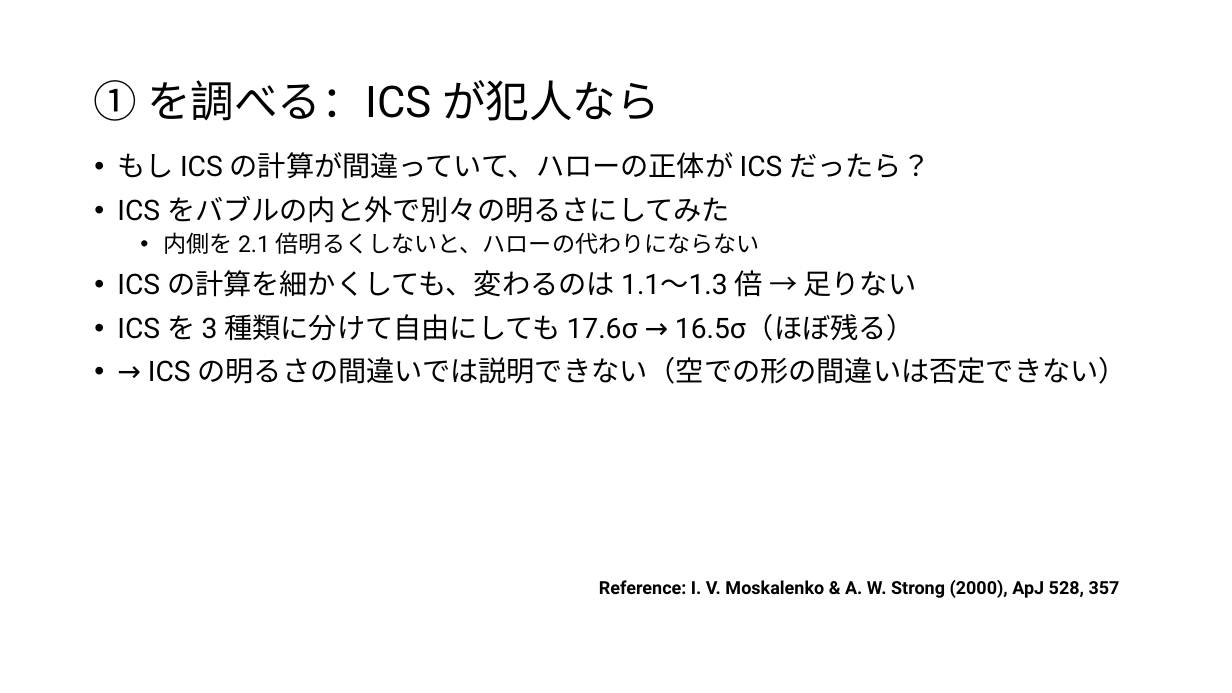
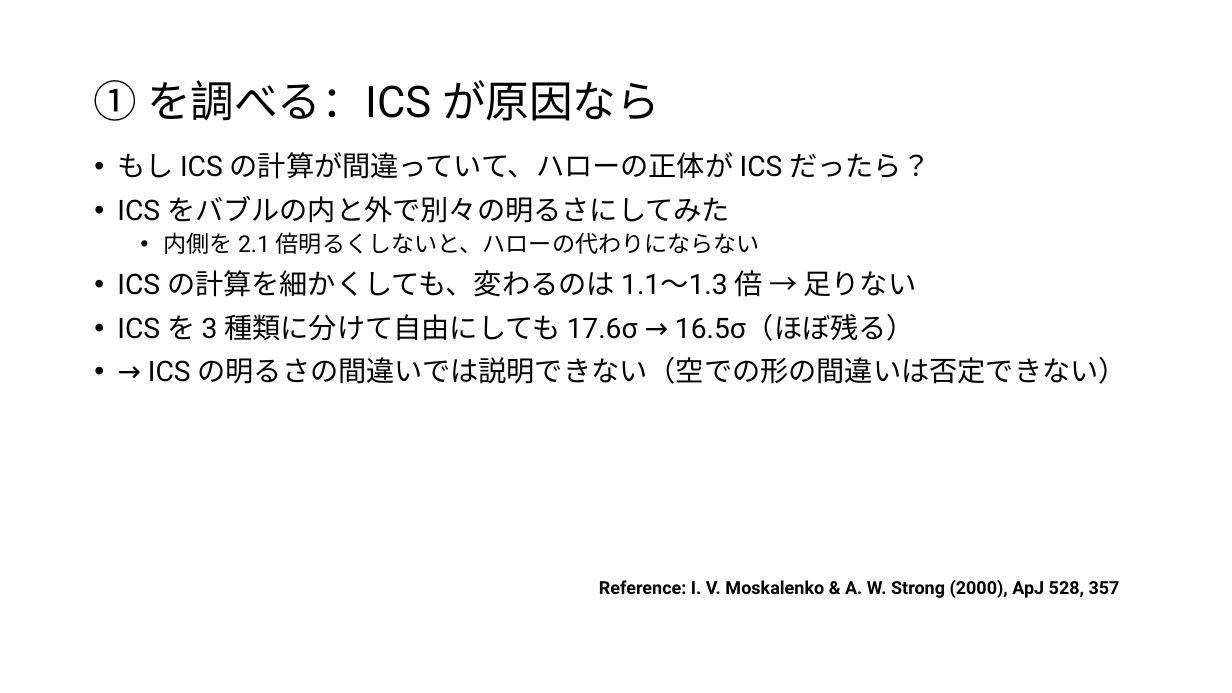
Before and after one commit to Mikann20041029/darkmatter-slides, a slide deck: slide 25 of slides/2026-10-03_研究進捗報告_claude_夕方版.pptx. Drawn at 1232x693 pixels with LibreOffice and Linux fonts; fonts in the diff are those of the drawing. Boxes give left, top, right and bottom in pixels: in the first picture for what was removed or moved away, otherwise in the second. Text is boxed around its words. In the diff, an @@ line names an element or a change of style, - is before the commit and + after.

Commit message:
slides: 本人の編集版を更新 (10-05 14:55)

```diff
--- a/slides/2026-10-03_研究進捗報告_claude_夕方版.pptx
+++ b/slides/2026-10-03_研究進捗報告_claude_夕方版.pptx
@@ title at <box>94,80,660,121</box>: text changed @@
-① を調べる：ICS が犯人なら
+① を調べる：ICS が原因なら
```
